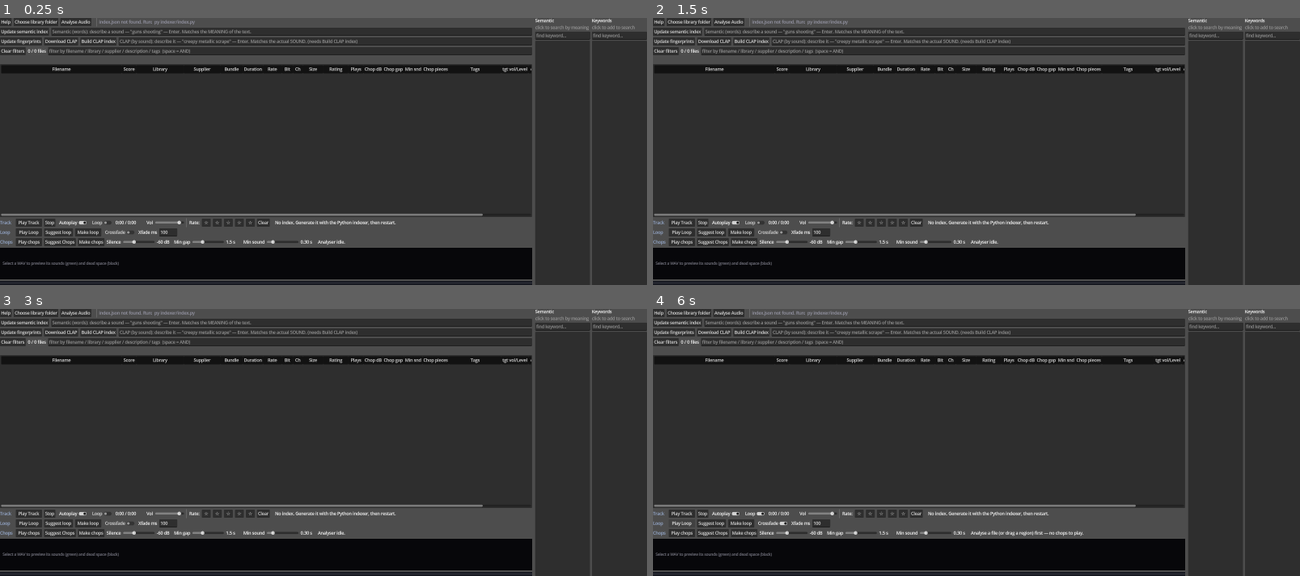
Above: before the commit, frames 1-4 (two rows, left to right).
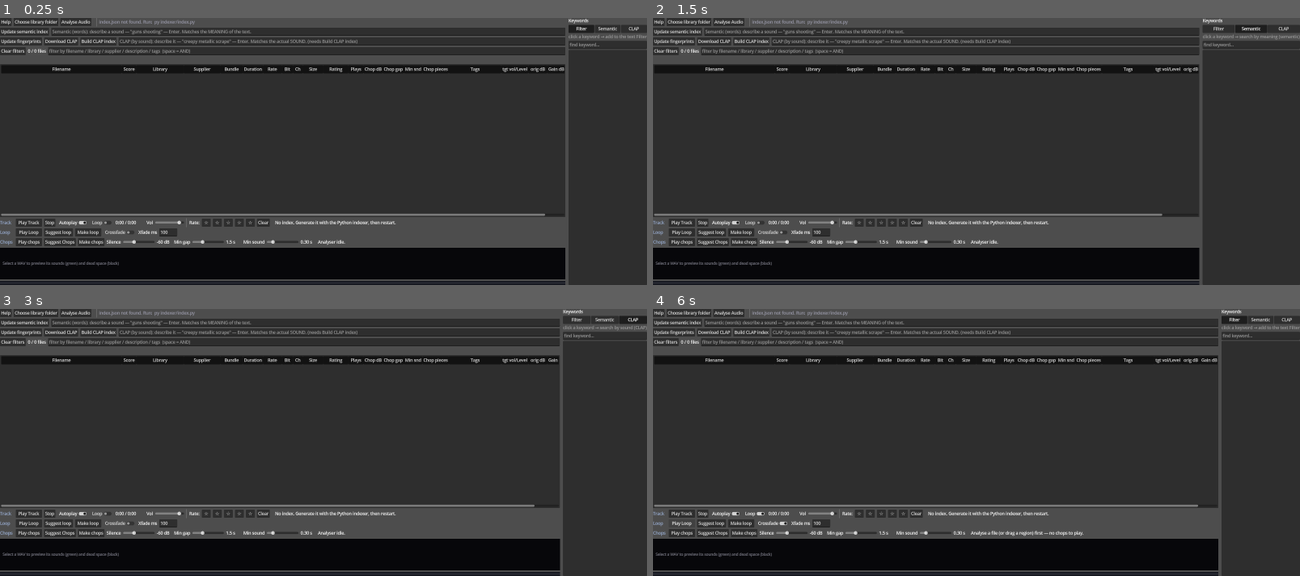
Above: after the commit, the same moments.

Repository: benedictcarter/sound_lib
Game: Godot game, scene res://main.tscn
The game is run twice, just before and just after one commit, with the same random seed, the same clock (stepped at 60 frames per second) and the same inputs.
Inputs (mouse positions are in pixels of both pictures, inside the frame that each line leads up to):
- Up to frame 1 (0.25 s): no input
- Up to frame 2 (1.5 s): click (1235, 28) at 0.5 s, where only the run after the commit has a clickable "Filter"; click (1261, 28) at 1.25 s, where only the run after the commit has a clickable "Semantic"
- Up to frame 3 (3 s): click (562, 319) at 2 s, where only the run after the commit has a clickable "Filter"; click (634, 319) at 2.75 s, where only the run after the commit has a clickable "CLAP"
- Up to frame 4 (6 s): click (1228, 319) at 3.5 s, where only the run after the commit has a clickable "Filter"; click "Play Track" at 4.25 s; click "Play Track" at 5 s; click "Play Loop" at 5.75 s

The runs differ from the first frame. In frame 1, 3.3% of the frame differs, in the area x 74-100%, y 0-100%; in frame 2, 2.3%; in frame 3, 2.9%; in frame 4, 3.3%.

Commit message:
Collapse Semantic + Keywords panels into one, with a Filter/Semantic/CLAP mode radio
The two right-hand panels showed the SAME mined token list, so merged them into a
single Keywords panel with a radio picker (Filter / Semantic / CLAP) that chooses
what a keyword CLICK does: add to the text Filter, run a meaning (semantic) search,
or a sound (CLAP) search. _on_keyword_clicked dispatches on _kw_mode; _set_kw_mode
updates the hint. Removed the separate _skw_* panel + its functions. Frees ~210px of
right-column width. Help + CLAUDE updated.

Co-Authored-By: Claude Opus 4.8 <noreply@anthropic.com>

Diff:
--- a/app/main.gd
+++ b/app/main.gd
@@ -121,9 +121,8 @@
 [b]Delete[/b]
 Select rows and press [b]Del[/b] (or right-click → Delete) → confirm → moves them to the Recycle Bin (recoverable).
 
-[b]Side panels[/b]
-• [b]Semantic[/b]: click a keyword to search by meaning.
-• [b]Keywords[/b]: click a keyword to add it to the text filter. The count = number of libraries it appears in."
+[b]Keywords panel[/b] (right)
+One list of the library's keywords; the [b]Filter / Semantic / CLAP[/b] radio at the top picks what a CLICK does — add it to the text Filter, run a meaning search, or a sound search. The count next to each = number of libraries it appears in."
 const KW_MIN_LEN := 2       # ignore 1-char tokens
 
 # Default column widths (indices match COL_*). Columns are resizable at runtime.
@@ -595,9 +594,8 @@
 var _kw_list: ItemList
 var _kw_filter: LineEdit
 var _kw_header: Label
-var _skw_list: ItemList                 # "Semantic" keyword panel (click -> semantic search)
-var _skw_filter: LineEdit
-var _skw_header: Label
+var _kw_hint: Label
+var _kw_mode: int = 0                    # 0 Filter, 1 Semantic, 2 CLAP — what a click does
 var _help_dialog: AcceptDialog
 var _keywords: Array = []   # [ [token, library_count], ... ] sorted desc
 
@@ -793,11 +791,8 @@
 	root.size_flags_vertical = Control.SIZE_EXPAND_FILL
 	root.add_theme_constant_override("separation", 6)
 	outer.add_child(root)
-	var rightbox := HBoxContainer.new()            # right column: Semantic + Keywords
-	rightbox.add_theme_constant_override("separation", 6)
-	rightbox.add_child(_build_semantic_keyword_panel())
-	rightbox.add_child(_build_keyword_panel())
-	outer.add_child(rightbox)
+	outer.add_child(_build_keyword_panel())        # one panel; a mode picker (Filter/
+	                                               # Semantic/CLAP) sets what a click does
 	outer.set_deferred("split_offset", 5000)       # left takes the slack
 
 	# --- toolbar row: library folder (top-left) + path ------------------
@@ -1350,58 +1345,6 @@
 
 # The "Semantic" keyword panel: same style as Keywords, but clicking a token runs
 # a MEANING-based search (into the semantic box) instead of a text quick-filter.
-func _build_semantic_keyword_panel() -> Control:
-	var panel := VBoxContainer.new()
-	panel.custom_minimum_size = Vector2(210, 0)
-	panel.add_theme_constant_override("separation", 4)
-
-	_skw_header = Label.new()
-	_skw_header.text = "Semantic"
-	panel.add_child(_skw_header)
-
-	var hint := Label.new()
-	hint.text = "click to search by meaning"
-	hint.add_theme_color_override("font_color", Color(0.6, 0.6, 0.6))
-	panel.add_child(hint)
-
-	_skw_filter = LineEdit.new()
-	_skw_filter.placeholder_text = "find keyword..."
-	_skw_filter.clear_button_enabled = true
-	_skw_filter.text_changed.connect(func(_t): _populate_semantic_keyword_list())
-	panel.add_child(_skw_filter)
-
-	_skw_list = ItemList.new()
-	_skw_list.size_flags_vertical = Control.SIZE_EXPAND_FILL
-	_skw_list.size_flags_horizontal = Control.SIZE_EXPAND_FILL
-	_skw_list.item_clicked.connect(_on_semantic_keyword_clicked)
-	panel.add_child(_skw_list)
-	return panel
-
-
-func _populate_semantic_keyword_list() -> void:
-	if _skw_list == null:
-		return
-	var filt := _skw_filter.text.strip_edges().to_lower()
-	_skw_list.clear()
-	var shown := 0
-	for pair in _keywords:
-		var token: String = pair[0]
-		if filt != "" and not token.contains(filt):
-			continue
-		var idx := _skw_list.add_item("%s  (%d)" % [token, pair[1]])
-		_skw_list.set_item_metadata(idx, token)
-		shown += 1
-		if shown >= KW_MAX_SHOWN:
-			break
-	_skw_header.text = "Semantic (%d)" % _keywords.size()
-
-
-func _on_semantic_keyword_clicked(index: int, _at: Vector2, _mouse_btn: int) -> void:
-	var token := String(_skw_list.get_item_metadata(index))
-	_sem_edit.text = token                          # show it in the semantic box
-	_run_semantic(token)                            # meaning-based search
-
-
 func _show_help() -> void:
 	if _help_dialog == null:
 		_help_dialog = AcceptDialog.new()
@@ -1424,19 +1367,37 @@
 	_help_dialog.popup_centered()
 
 
+# One Keywords panel; a radio picker chooses what a keyword CLICK does — add to the
+# text Filter, run a Semantic (meaning) search, or a CLAP (sound) search. Same list.
 func _build_keyword_panel() -> Control:
 	var panel := VBoxContainer.new()
-	panel.custom_minimum_size = Vector2(210, 0)
+	panel.custom_minimum_size = Vector2(216, 0)
 	panel.add_theme_constant_override("separation", 4)
 
 	_kw_header = Label.new()
 	_kw_header.text = "Keywords"
 	panel.add_child(_kw_header)
 
-	var hint := Label.new()
-	hint.text = "click to add to search"
-	hint.add_theme_color_override("font_color", Color(0.6, 0.6, 0.6))
-	panel.add_child(hint)
+	# mode radio: Filter / Semantic / CLAP (what a click applies)
+	var modebar := HBoxContainer.new()
+	modebar.add_theme_constant_override("separation", 2)
+	panel.add_child(modebar)
+	var grp := ButtonGroup.new()
+	var labels := ["Filter", "Semantic", "CLAP"]
+	for i in labels.size():
+		var b := Button.new()
+		b.text = labels[i]
+		b.toggle_mode = true
+		b.button_group = grp
+		b.focus_mode = Control.FOCUS_NONE
+		b.size_flags_horizontal = Control.SIZE_EXPAND_FILL
+		b.button_pressed = (i == _kw_mode)
+		b.pressed.connect(_set_kw_mode.bind(i))
+		modebar.add_child(b)
+
+	_kw_hint = Label.new()
+	_kw_hint.add_theme_color_override("font_color", Color(0.6, 0.6, 0.6))
+	panel.add_child(_kw_hint)
 
 	_kw_filter = LineEdit.new()
 	_kw_filter.placeholder_text = "find keyword..."
@@ -1449,7 +1410,16 @@
 	_kw_list.size_flags_horizontal = Control.SIZE_EXPAND_FILL
 	_kw_list.item_clicked.connect(_on_keyword_clicked)
 	panel.add_child(_kw_list)
+	_set_kw_mode(_kw_mode)                          # set the hint text
 	return panel
+
+
+func _set_kw_mode(m: int) -> void:
+	_kw_mode = m
+	if _kw_hint:
+		_kw_hint.text = ["click a keyword → add to the text Filter",
+			"click a keyword → search by meaning (semantic)",
+			"click a keyword → search by sound (CLAP)"][m]
 
 
 # A small grey group label that heads each tool row.
@@ -1766,7 +1736,6 @@
 		return a[0].naturalnocasecmp_to(b[0]) < 0
 	)
 	_populate_keyword_list()
-	_populate_semantic_keyword_list()
 
 
 func _populate_keyword_list() -> void:
@@ -1789,12 +1758,19 @@
 
 func _on_keyword_clicked(index: int, _at: Vector2, _mouse_btn: int) -> void:
 	var token := String(_kw_list.get_item_metadata(index))
-	# Append as an AND term to the search box if not already present.
-	var terms := _search.text.strip_edges().to_lower().split(" ", false)
-	if token in terms:
-		return
-	_search.text = (_search.text.strip_edges() + " " + token).strip_edges()
-	_apply()
+	match _kw_mode:
+		1:                                          # Semantic (meaning) search
+			if _sem_edit: _sem_edit.text = token
+			_run_semantic(token)
+		2:                                          # CLAP (sound) search
+			if _clap_edit: _clap_edit.text = token
+			_run_clap_search(token)
+		_:                                          # Filter: add as an AND term
+			var terms := _search.text.strip_edges().to_lower().split(" ", false)
+			if token in terms:
+				return
+			_search.text = (_search.text.strip_edges() + " " + token).strip_edges()
+			_apply()
 
 
 # ===========================================================================
Not shown, changed: CLAUDE.md
